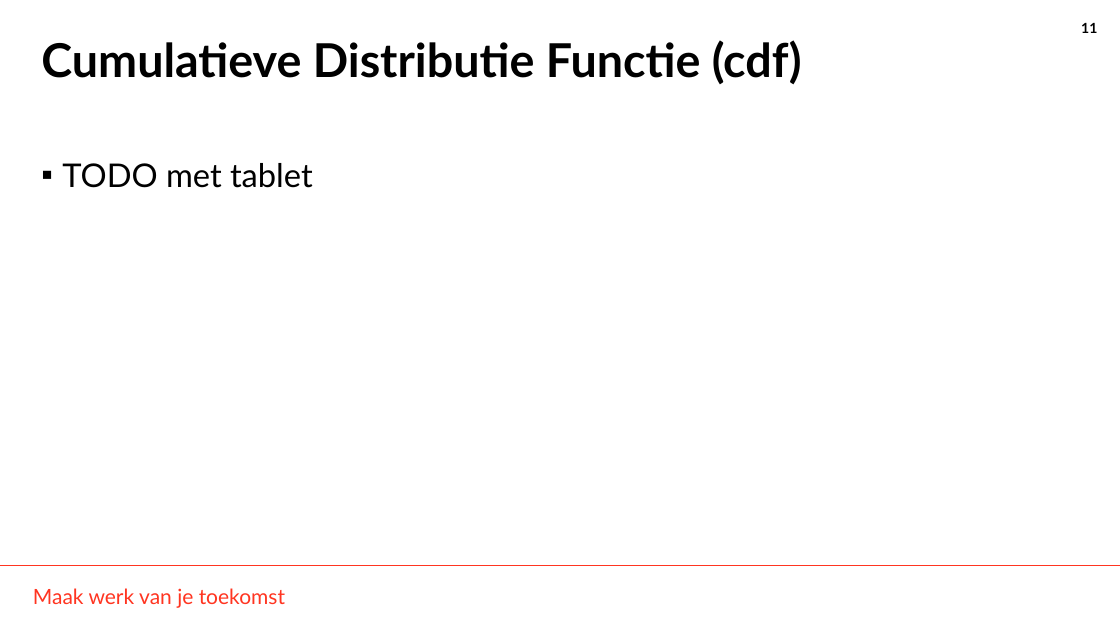
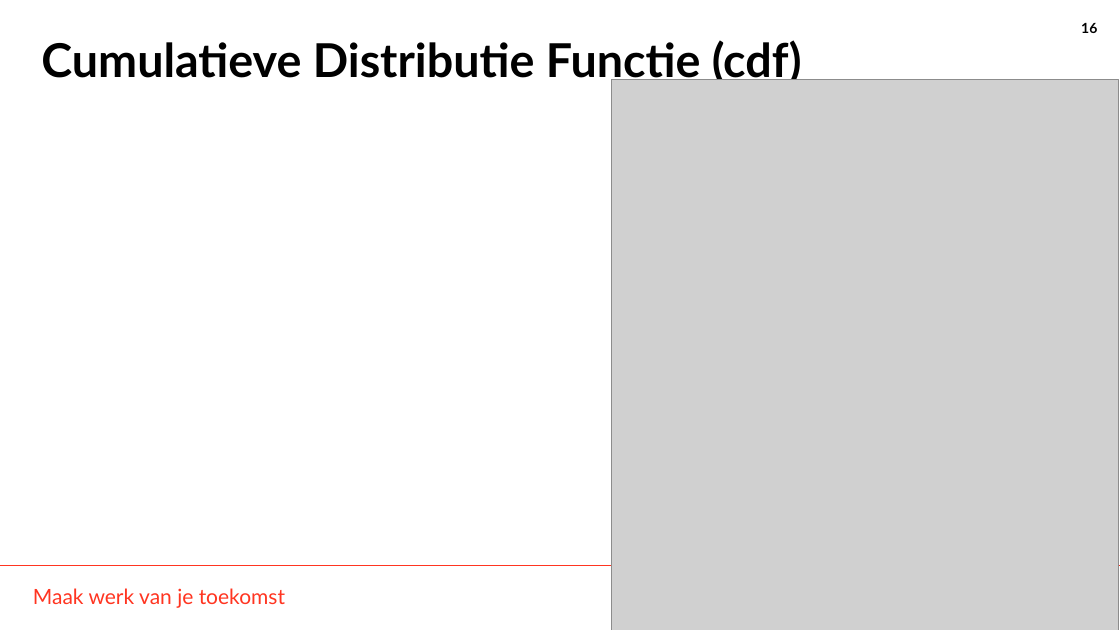
Before and after one commit to THellemans/data-science-syntra-ab, a slide deck: slide 16 of 06 statistiek/04 Numerieke data verdelingen verkennen/04 Numerieke data verdelingen verkennen.pptx (slide 11 before the commit). Drawn at 1120x630 pixels with LibreOffice and Linux fonts; fonts in the diff are those of the drawing; grey boxes stand for pictures; background and template pictures are left out. Boxes give left, top, right and bottom in pixels: in the first picture for what was removed or moved away, otherwise in the second. Text is boxed around its words. In the diff, an @@ line names an element or a change of style, - is before the commit and + after.

```diff
--- a/06 statistiek/04 Numerieke data verdelingen verkennen/04 Numerieke data verdelingen verkennen.pptx
+++ b/06 statistiek/04 Numerieke data verdelingen verkennen/04 Numerieke data verdelingen verkennen.pptx
@@ page number at box(1081, 23, 1097, 33): text changed @@
-11
+16
@@ picture added at box(612, 79, 1119, 630) @@
@@ text removed at box(62, 163, 313, 188) @@
-▪ TODO met tablet
```
Also in this commit, not shown: 9 other slides changed, 4 slides added, 2 slides removed, 3 other files.
